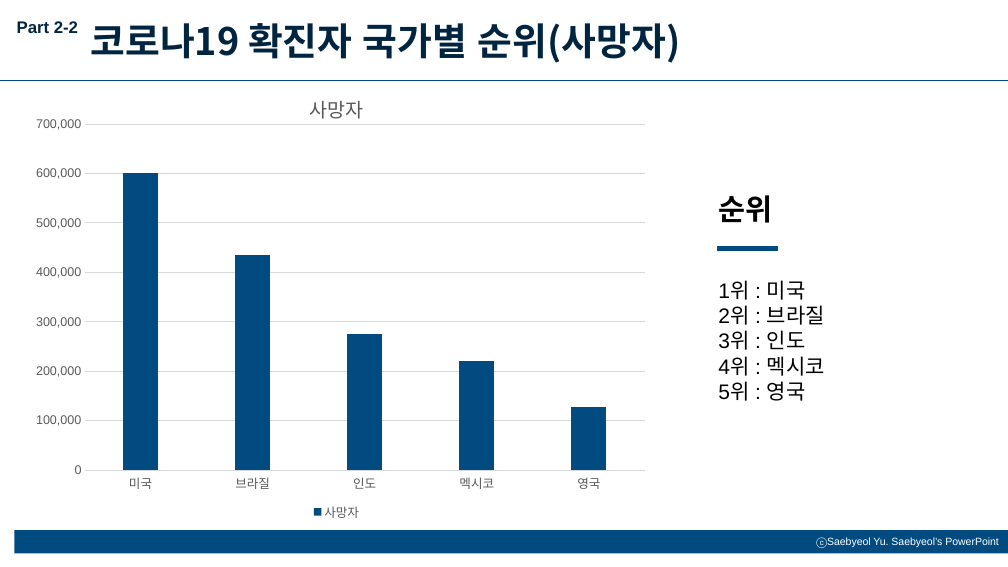
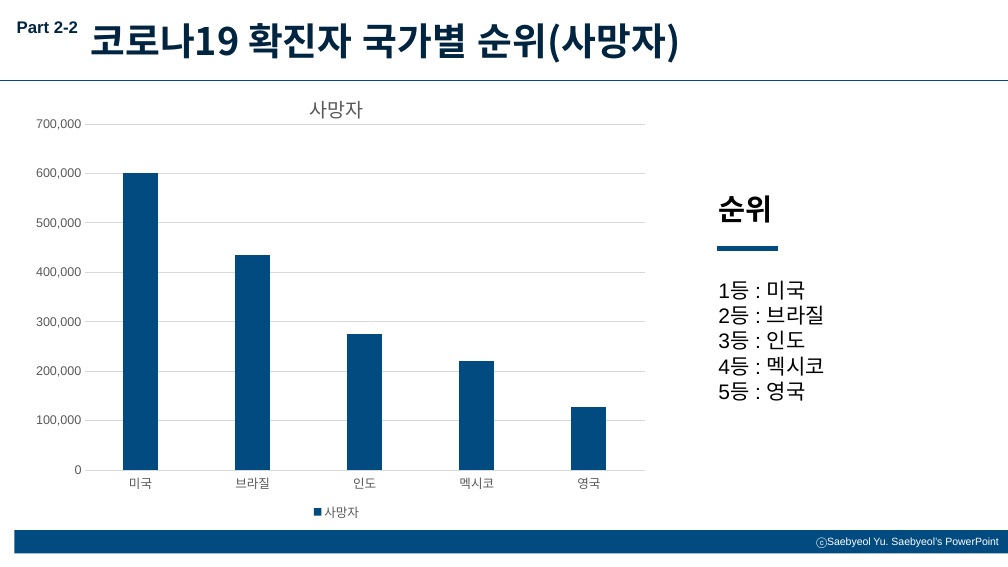
Before and after one commit to tjwnsgh112233/30412, a slide deck: slide 7 of 코로나 국가별 인원(30412서준호).pptx. Drawn at 1008x567 pixels with LibreOffice and Linux fonts; fonts in the diff are those of the drawing. Boxes give left, top, right and bottom in pixels: in the first picture for what was removed or moved away, otherwise in the second. Text is boxed around its words. In the diff, an @@ line names an element or a change of style, - is before the commit and + after.

```diff
--- a/코로나 국가별 인원(30412서준호).pptx
+++ b/코로나 국가별 인원(30412서준호).pptx
@@ text at (718, 280, 825, 401): text changed @@
-1위 : 미국
-2위 : 브라질
-3위 : 인도
-4위 : 멕시코
-5위 : 영국
+1등 : 미국
+2등 : 브라질
+3등 : 인도
+4등 : 멕시코
+5등 : 영국
```
Also in this commit, not shown: 3 other slides changed.
